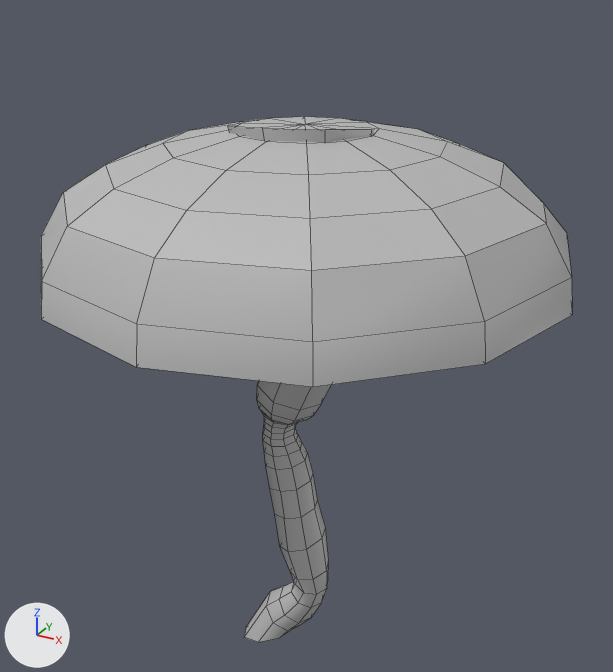
Before and after pictures for a commit that changed the FBX model GAM130Prototype/Assets/4 Play/Models/Plants/mushroom 7.fbx.
Camera for both pictures: a 50 mm lens placed at (-0.143, -0.0681, 0.1681), pointed at (-0.2252, 0.0813, 0.0934). The axes (+X, +Y, +Z) are drawn at lower left. The lights are the same throughout. Mesh edges are drawn as thin lines. Where no turn or scale is listed for an object, it has been applied to the vertices.

The scene before the commit, as lines of its bpy script (objects in view):
```python
me_mesh = bpy.data.meshes.new('Mesh')
me_mesh.from_pydata(...)  # 294 vertices, 296 faces; spans x -0.054..0.054, y -0.054..0.054, z -0.0687..0.0646
me_mesh.materials.append(mat_lambert1)  # grey #bcbcbc
ob_polysurface18 = bpy.data.objects.new('polySurface18', me_mesh)
ob_polysurface18.location = (-0.223, 0.0769, 0.0766)
```
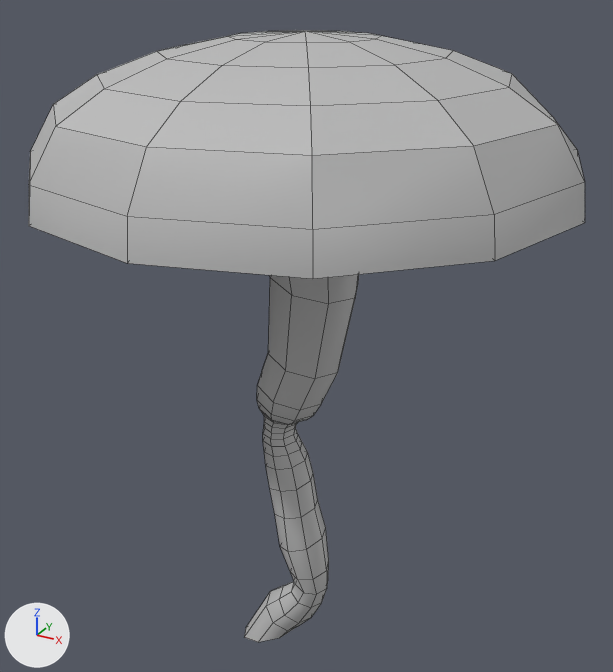
The newer file is also turned or shifted as a whole; pictures and numbers use the older file's frame.

Pixel boxes [x1, y1, x2, y2] of what changed, in the pictures (613 x 672 px; the box of a moved part takes in the faces that stretch with it):
```json
{"object": "polySurface18", "change": "reshaped", "before": [41, 117, 572, 642], "after": [29, 30, 585, 642], "on screen": "17% taller"}
{"part": 1, "of": "me_mesh", "change": "moved or reshaped", "before": [41, 117, 572, 387], "after": [29, 30, 585, 279]}
```

Edits to the scene script, one JSON object a line:
```json
{"block": "me_mesh", "where": "me_mesh.from_pydata(...)  # 294 vertices, 296 faces; spans x -0.054..0.054, y -0.054..0.054, z -0.0687..0.0646"}
{"block": "me_mesh", "where": "# used by ob_polysurface18; location = (-0.223, 0.0769, 0.0766)"}
{"block": "me_mesh", "change": "me_mesh part 1: the loose piece of 110 vertices spanning x -0.054..0.054, y -0.054..0.054, z 0.0344..0.0632 is moved by (0.0, 0.0, 0.0168)"}
```
